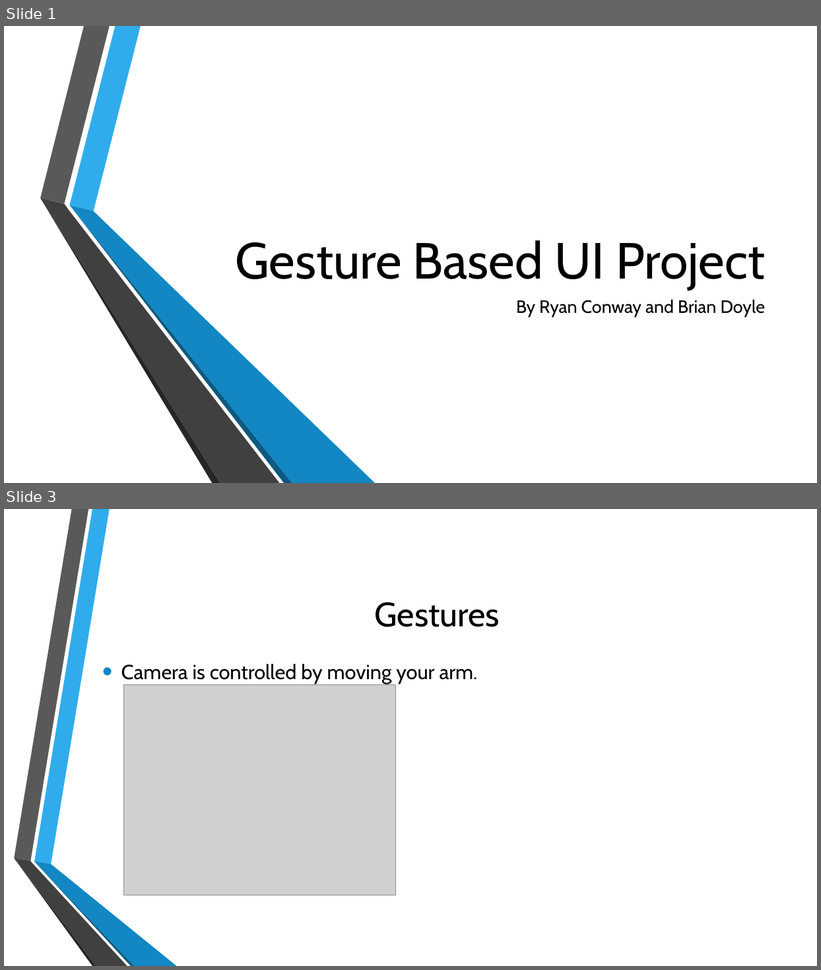
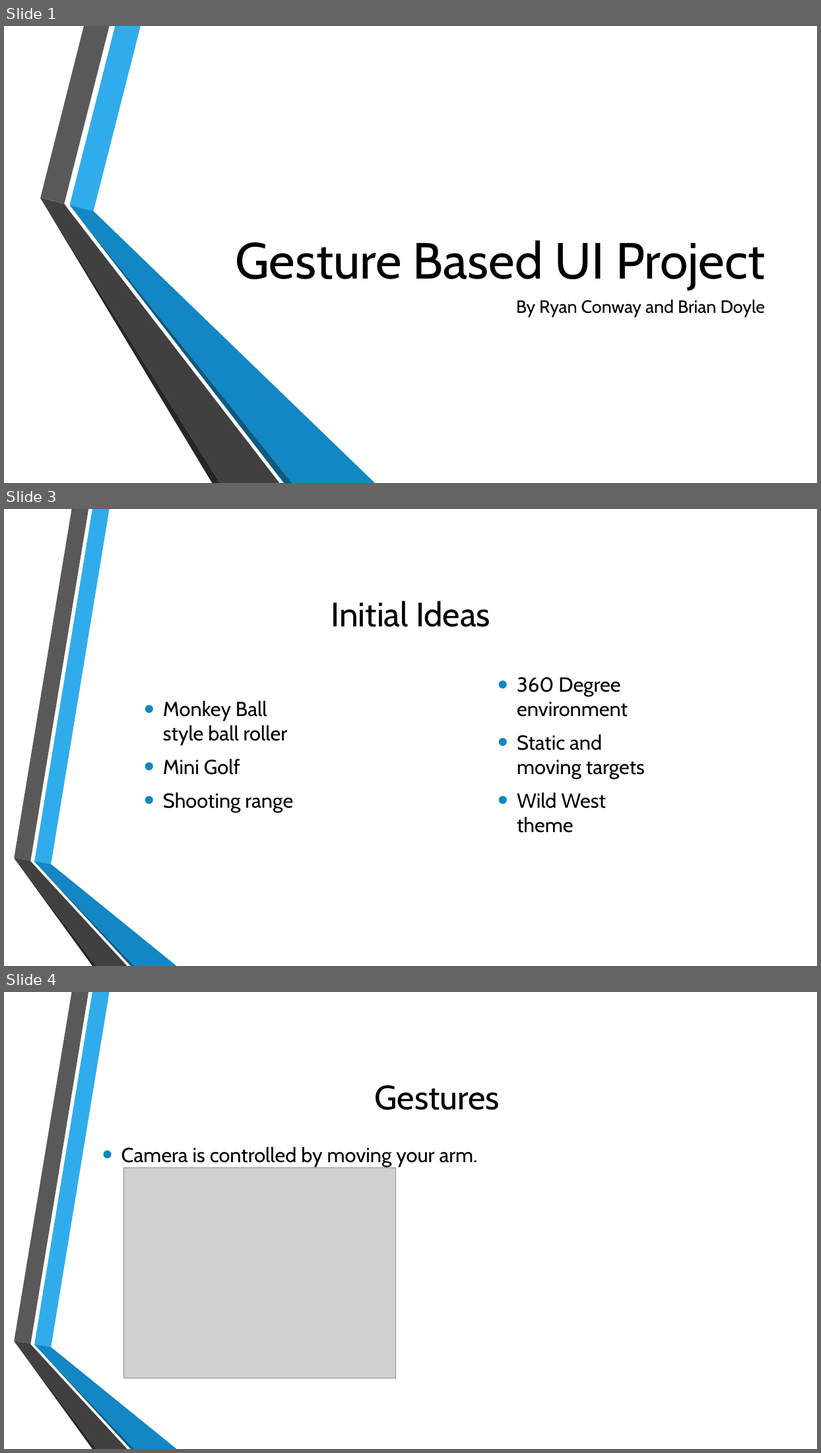
Before and after one commit to BrianD147/Gesture-Based-UI-Development-Project, a slide deck: Gesture Based UI Project.pptx. Shown one above the other, each under a label of ours: slides 1 and 3 before the commit, slides 1, 3 and 4 after it; the slides between them are not shown. The pictures are 821x970 and 821x1453 pixels, drawn with LibreOffice and Linux fonts; fonts in the diff are those of the drawing; grey boxes stand for pictures; background and template pictures are left out. Boxes give left, top, right and bottom in pixels: in the first picture for what was removed or moved away, otherwise in the second. Text is boxed around its words. In the diff, an @@ line names an element or a change of style, - is before the commit and + after.

```diff
--- a/Gesture Based UI Project.pptx
+++ b/Gesture Based UI Project.pptx
@@ slide 3 added at bbox=[4, 509, 817, 966], background picture (left out); not listed: 6 template elements that a slide beside it also shows @@
@@ title added at bbox=[331, 601, 490, 627], 40 pt, text #000000 @@
+Initial Ideas
@@ text added at bbox=[517, 677, 645, 833], 24 pt, text #000000 @@
+• 360 Degree environment
+• Static and moving targets
+• Wild West theme
@@ text added at bbox=[163, 701, 293, 813], 24 pt, text #000000 @@
+• Monkey Ball style ball roller
+• Mini Golf
+• Shooting range
@@ what was slide 3 is now slide 4 @@
```
Also in this commit, not shown: 4 slides changed, 1 other slide added, 1 slide removed, 1 other file.
